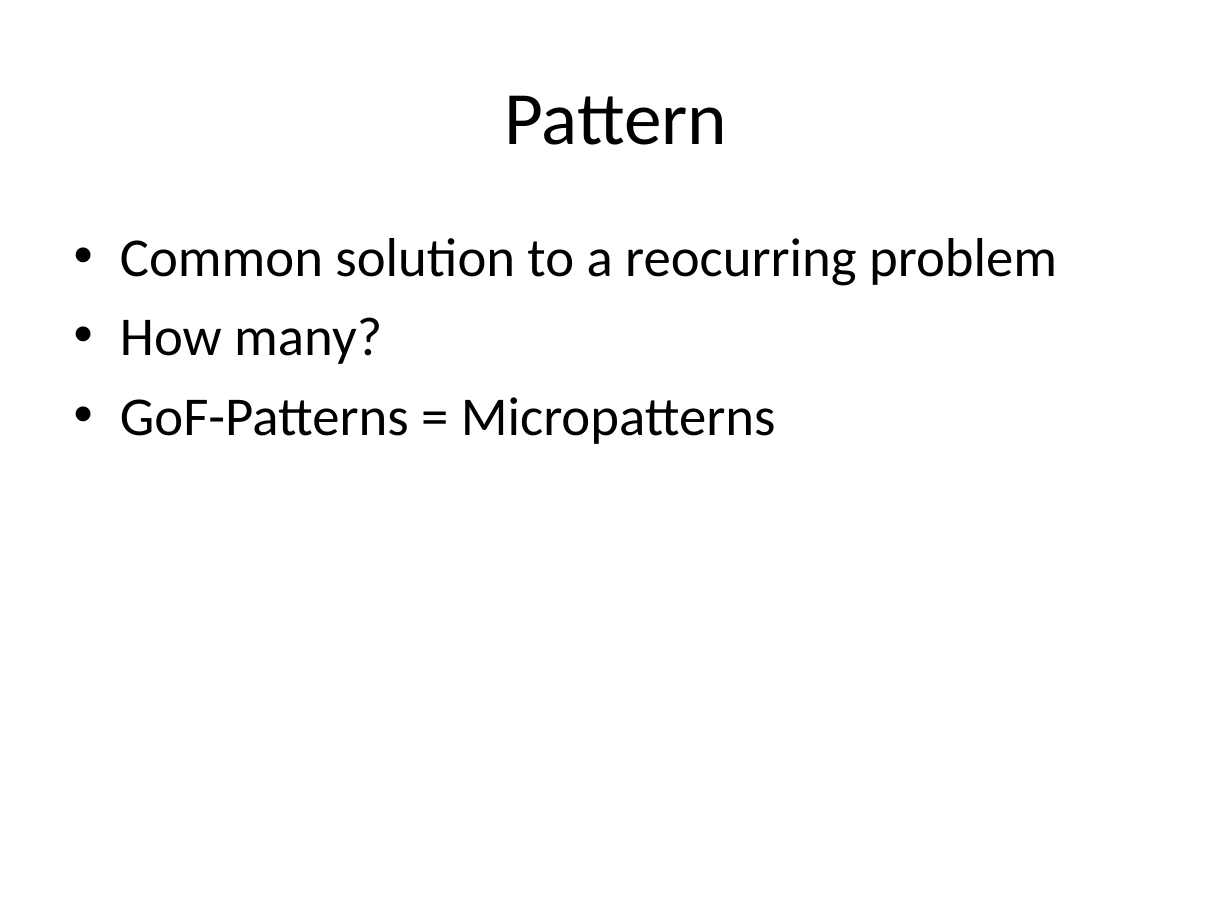
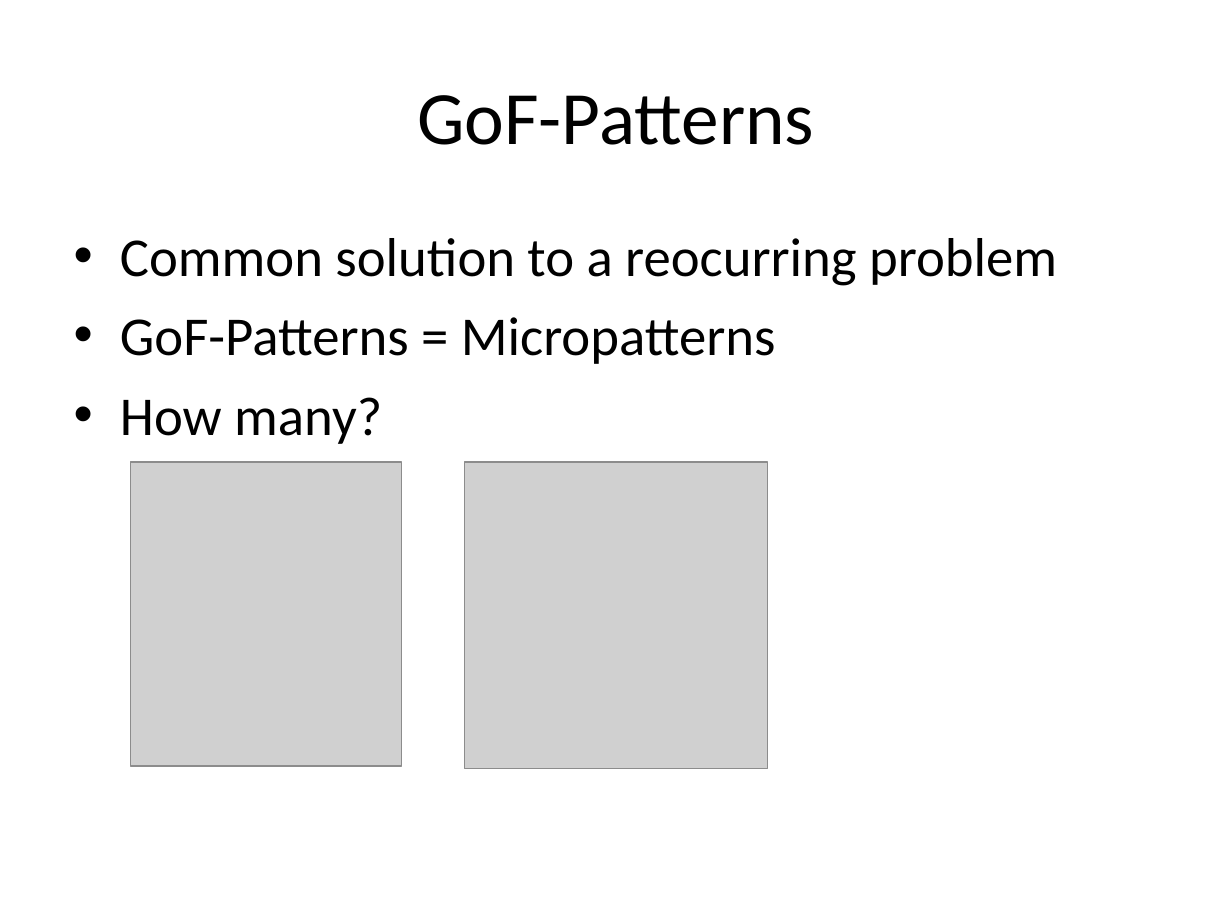
Before and after one commit to kamyu104/GofPatterns, a slide deck: slide 5 of Effective patterns.ppt. Drawn at 1232x924 pixels with LibreOffice and Linux fonts; fonts in the diff are those of the drawing; grey boxes stand for pictures. Boxes give left, top, right and bottom in pixels: in the first picture for what was removed or moved away, otherwise in the second. Text is boxed around its words. In the diff, an @@ line names an element or a change of style, - is before the commit and + after.

```diff
--- a/Effective patterns.ppt
+++ b/Effective patterns.ppt
@@ title at [417,95,814,145]: text changed @@
-Pattern
+GoF-Patterns
@@ text at [120,317,776,364]: paragraph added @@
+• GoF-Patterns = Micropatterns
@@ text at [120,397,776,444]: paragraph removed @@
-• GoF-Patterns = Micropatterns
@@ picture added at [131,462,402,766] @@
@@ picture added at [464,462,768,769] @@
```
Also in this commit, not shown: 5 other slides changed, 5 slides added, 9 other files.
